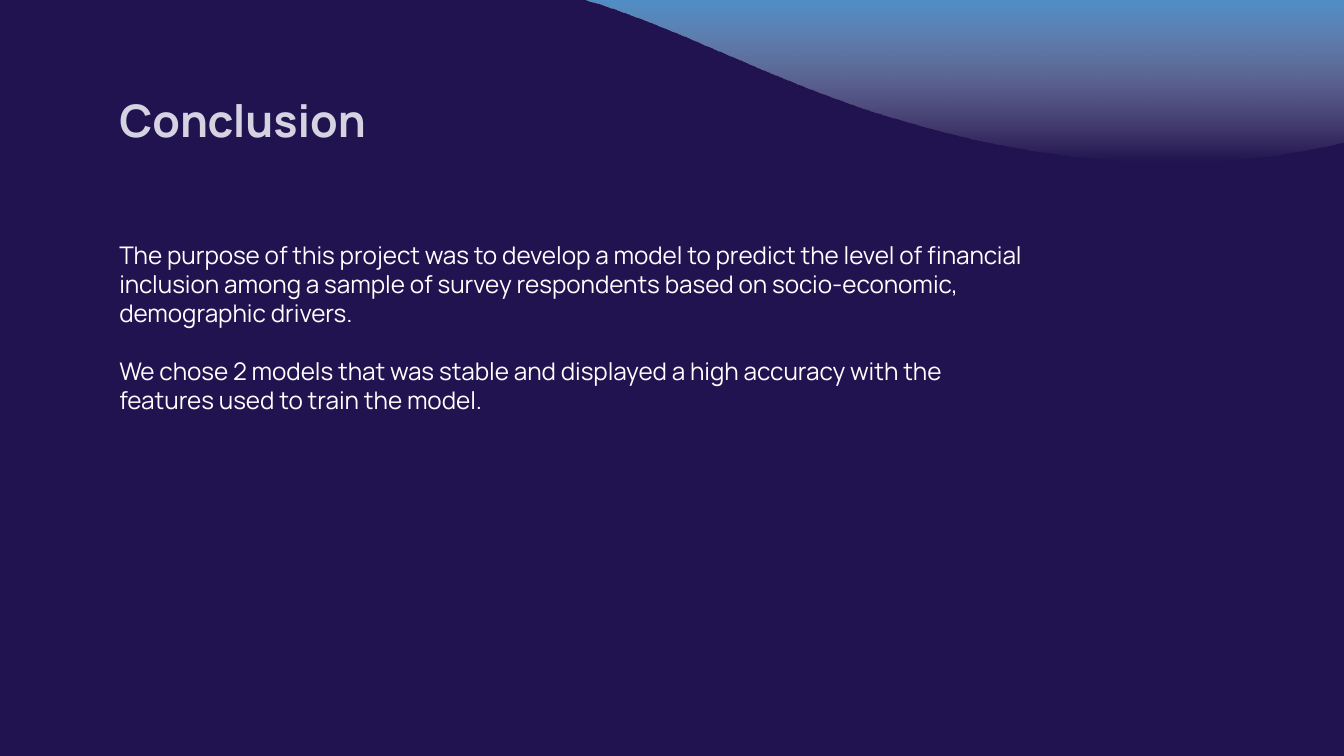
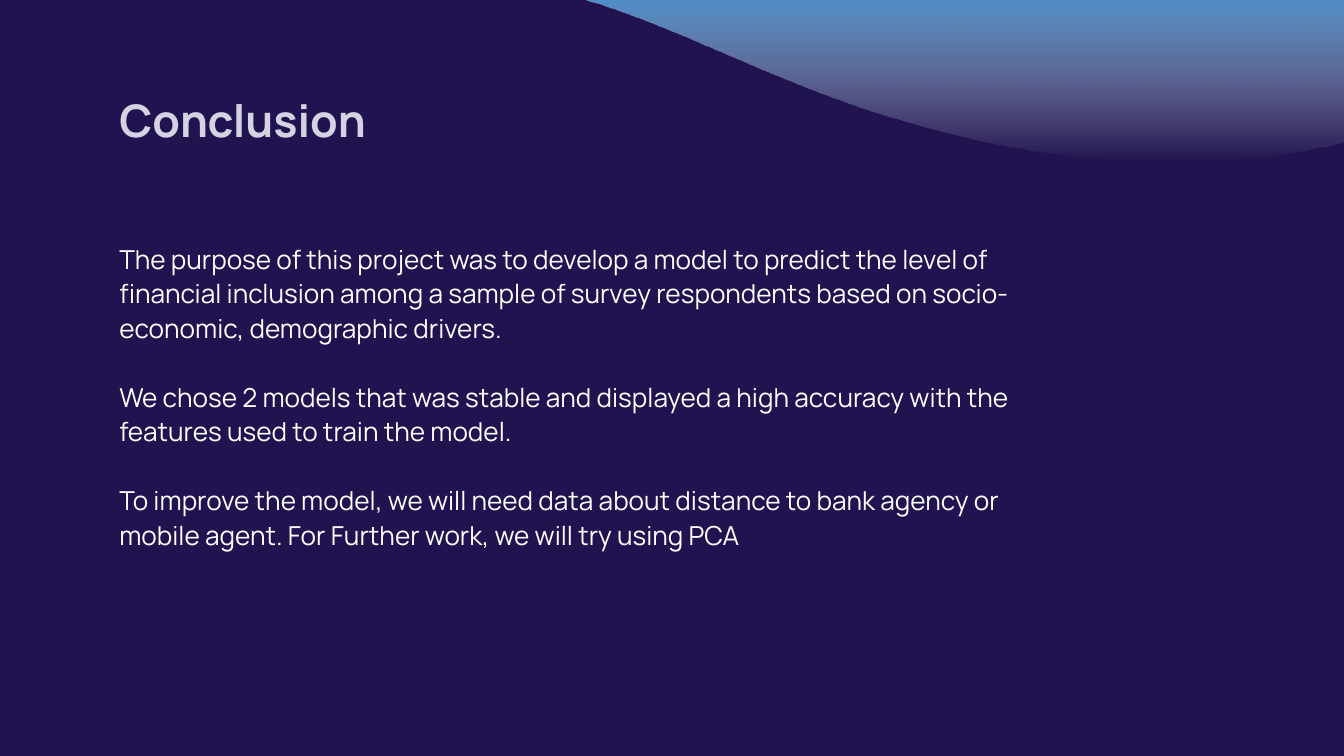
Before and after one commit to VIP509/Finance-Inclusion-1, a slide deck: slide 19 of Pierry Valcin Presentation.pptx. Drawn at 1344x756 pixels with LibreOffice and Linux fonts; fonts in the diff are those of the drawing. Boxes give left, top, right and bottom in pixels: in the first picture for what was removed or moved away, otherwise in the second. Text is boxed around its words. In the diff, an @@ line names an element or a change of style, - is before the commit and + after.

```diff
--- a/Pierry Valcin Presentation.pptx
+++ b/Pierry Valcin Presentation.pptx
@@ subtitle at [119, 249, 1008, 442]: size 12.9 to 14 pt in "The purpose of this project was to ...", "We chose 2 models that was stable ..."; line spacing 1 to 1.1 @@
@@ subtitle at [119, 490, 999, 552]: paragraph added @@
+To improve the model, we will need data about distance to bank agency or mobile agent. For Further work, we will try using PCA
```
Also in this commit, not shown: 1 other slide changed.
